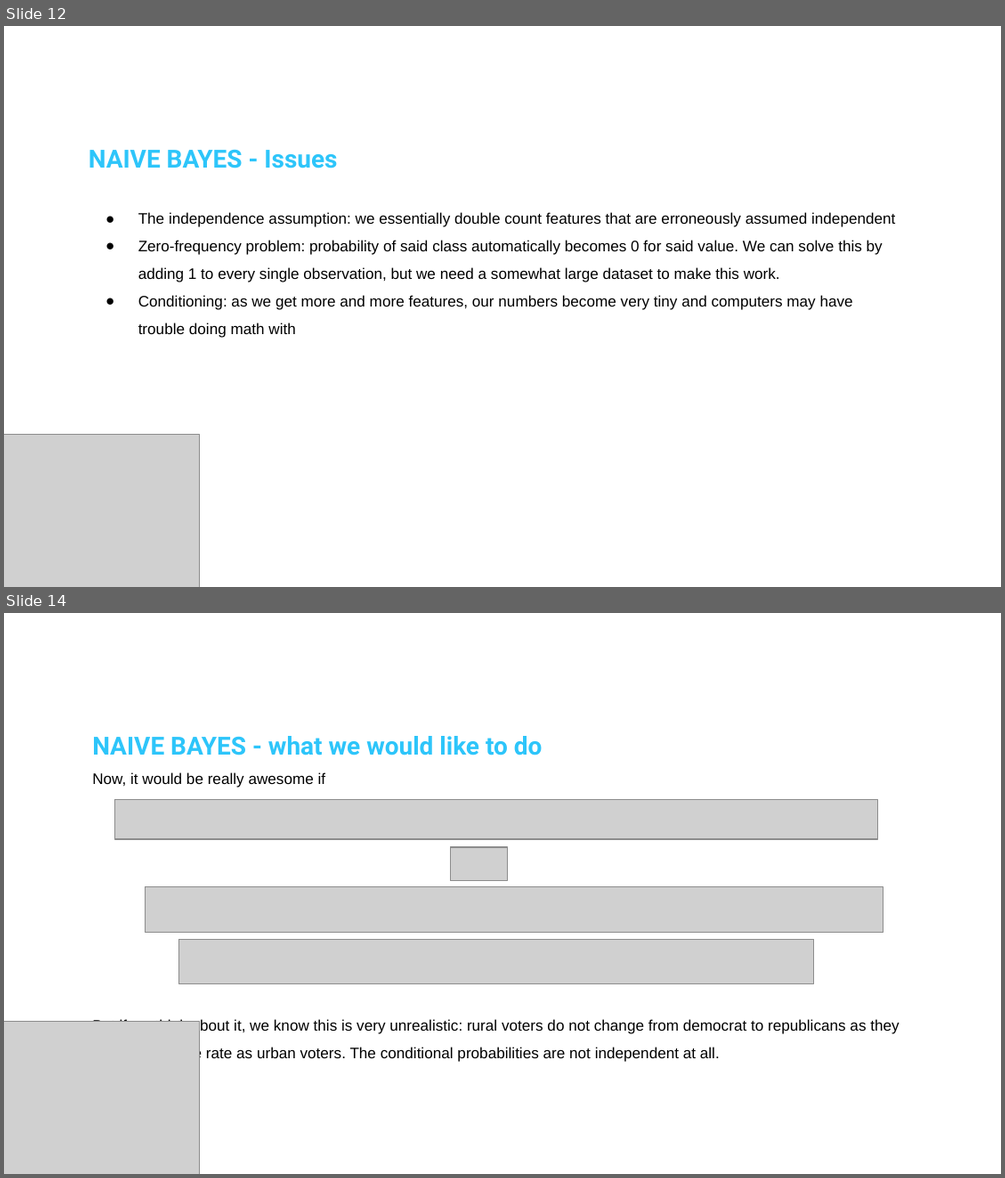
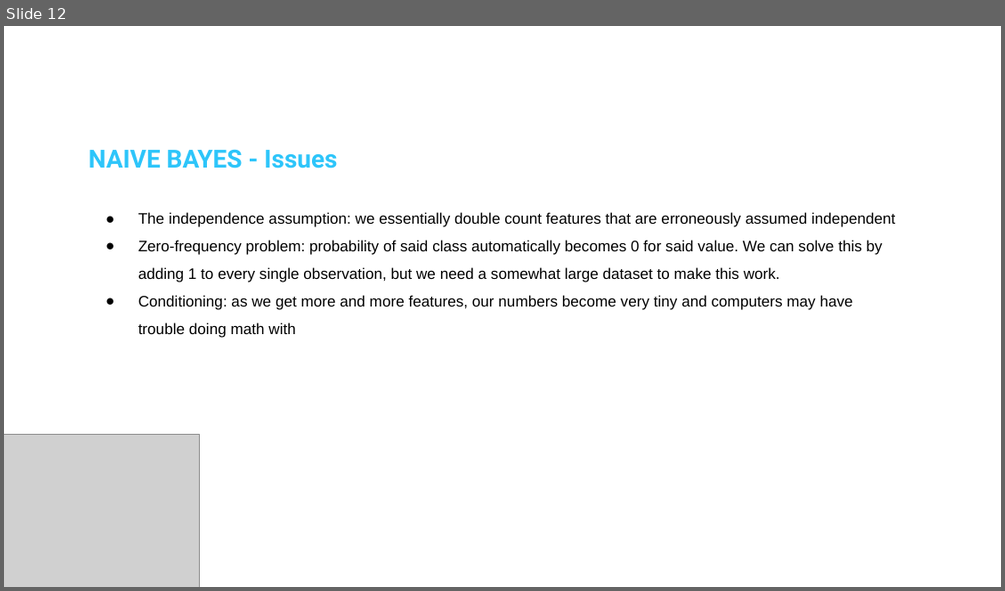
Before and after one commit to DSML-bootcamp/w5-nbs, a slide deck: D1/1A. Naive Bayes.pptx. Shown one above the other, each under a label of ours: slides 12 and 14 before the commit, slide 12 after it; the slides between them are not shown. The pictures are 1005x1178 and 1005x591 pixels, drawn with LibreOffice and Linux fonts; fonts in the diff are those of the drawing; grey boxes stand for pictures; background and template pictures are left out. Boxes give left, top, right and bottom in pixels: in the first picture for what was removed or moved away, otherwise in the second. Text is boxed around its words. In the diff, an @@ line names an element or a change of style, - is before the commit and + after.

```diff
--- a/D1/1A. Naive Bayes.pptx
+++ b/D1/1A. Naive Bayes.pptx
@@ slide 14 removed at (4, 613, 1001, 1174), background picture (left out) @@
@@ text removed at (92, 736, 898, 1062) @@
-NAIVE BAYES - what we would like to do
-Now, it would be really awesome if
-But if we think about it, we know this is very unrealistic: rural voters do not change from democrat to republicans as they age at the same rate as urban voters. The conditional probabilities are not independent at all.
@@ picture removed at (114, 799, 877, 839) @@
@@ picture removed at (451, 847, 508, 880) @@
@@ picture removed at (146, 887, 883, 932) @@
@@ picture removed at (179, 939, 813, 984) @@
@@ picture removed at (4, 1021, 200, 1174) @@
```
Also in this commit, not shown: 6 slides changed, 1 slide added, 5 other slides removed, 6 other files.
